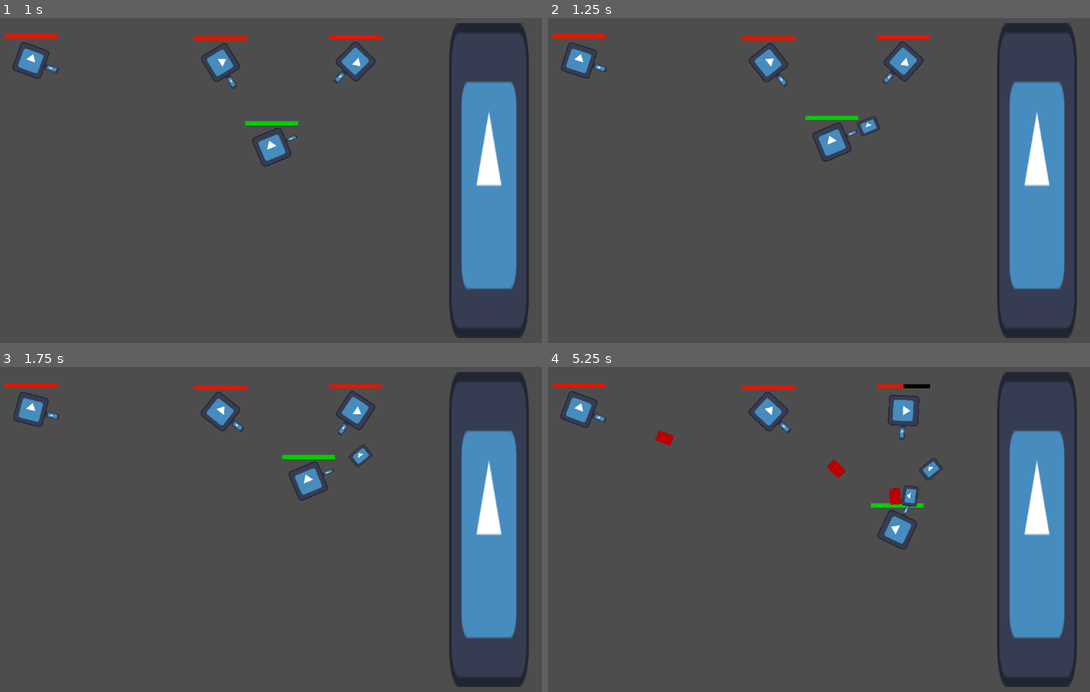
Above: before the commit, frames 1-4 (two rows, left to right).
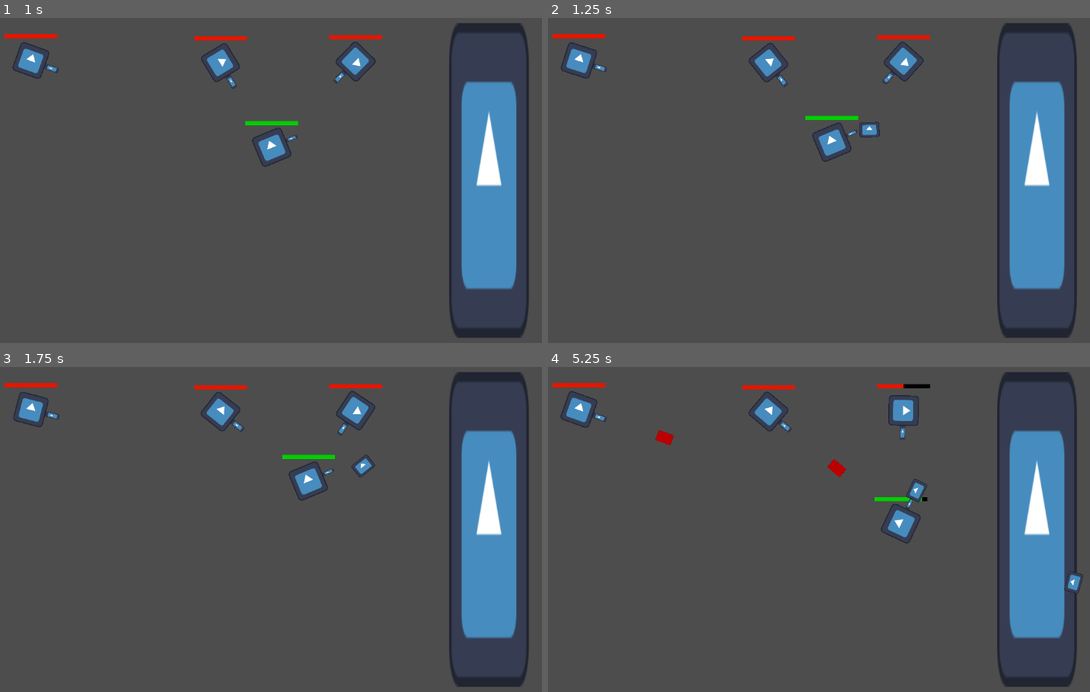
Above: after the commit, the same moments.

Repository: norrlandxyz/skott
Game: Godot game, scene res://bullet_test/bullet_test.tscn
Two runs of this game, one before a commit and one after it. Both use one fixed random seed, a clock stepped at 60 frames per second and the inputs below. The engine's default icon, where the game draws it, is replaced by a stand-in: a white triangle on a blue panel in a dark square.
Inputs:
- Up to frame 1 (1 s): hold Right (ui_right) from 0.53 s (still down); hold Tab (switch) from 0.53 s (still down)
- Up to frame 2 (1.25 s): keep holding Right (ui_right); keep holding Tab (switch)
- Up to frame 3 (1.75 s): release Right (ui_right) at 1.28 s; release Tab (switch) at 1.28 s; hold Left (ui_left) from 1.28 s (still down); tap Space (self_destruct) at 1.35 s; tap Tab (switch) at 1.55 s
- Up to frame 4 (5.25 s): release Left (ui_left) at 2.03 s; hold Tab (switch) 2.03-2.78 s; hold Right (ui_right) 2.03-3.53 s; tap Tab (switch) at 2.85, 3.8, 4.35 s; hold Space (self_destruct) 3.53-4.28 s; hold Left (ui_left) from 3.53 s (still down); hold Tab (switch) from 5.03 s (still down)

Frame 1 is identical in both runs. In frame 2, 0.1% of the frame differs, in the area x 57-62%, y 30-37%; in frame 3, 0.2%; in frame 4, 1.1%, in the area x 2-99%, y 7-70%.

Commit message:
working controller

Diff:
--- a/bullet_test/bullet.gd
+++ b/bullet_test/bullet.gd
@@ -10,8 +10,6 @@
 var rotation_direction = 0
 
 var switch = 0
-var calledfunction = 0
-var first = 0
 
 @onready var timer = $Timer
 
@@ -37,8 +35,8 @@
 	control.switch.connect(switchbullet)
 
 
-	if first == 1:
-		rotation_direction = Input.get_axis("ui_left", "ui_right")
+	if get_tree().get_nodes_in_group("bullet").size() < 2:
+		switch = 1
 
 	if switch == 1:
 		rotation_direction = Input.get_axis("ui_left", "ui_right")
@@ -53,13 +51,9 @@
 	rotation_speed = rotation_speed * rotation_speed_amplifier
 	move_and_slide()
 
-func firsttime():
-	first = 1
-
 func switchbullet():
-	if calledfunction == 0:
+	if switch == 0:
 		switch = 1
-		calledfunction = 1
 	else:
 		switch = 0
 
